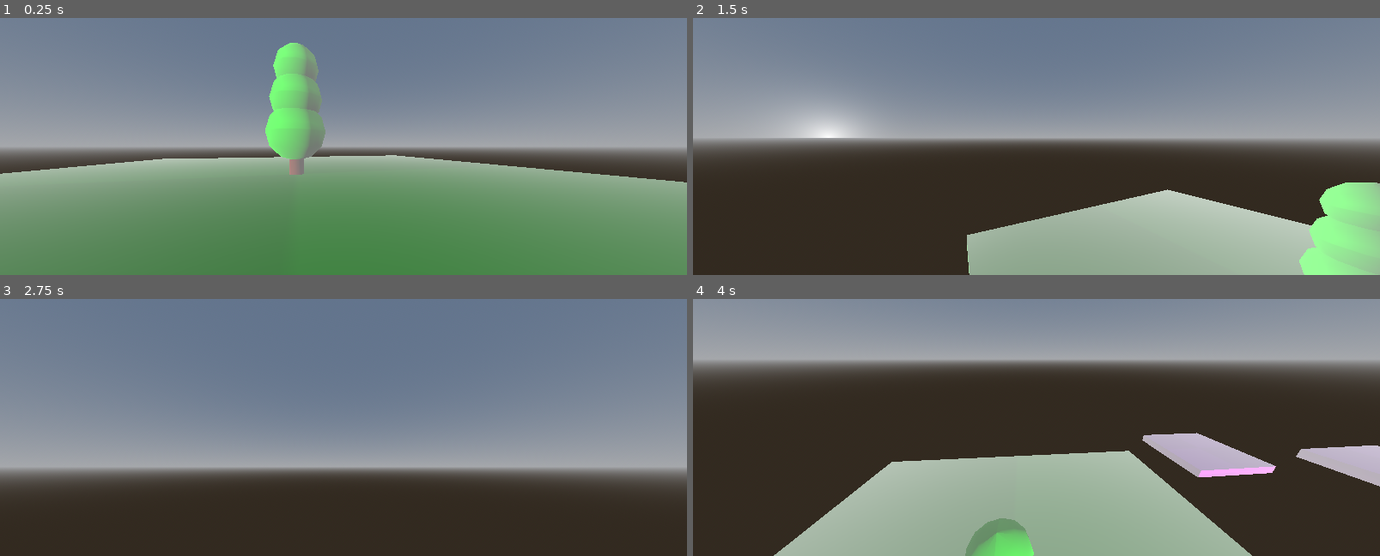
Above: before the commit, frames 1-4 (two rows, left to right).
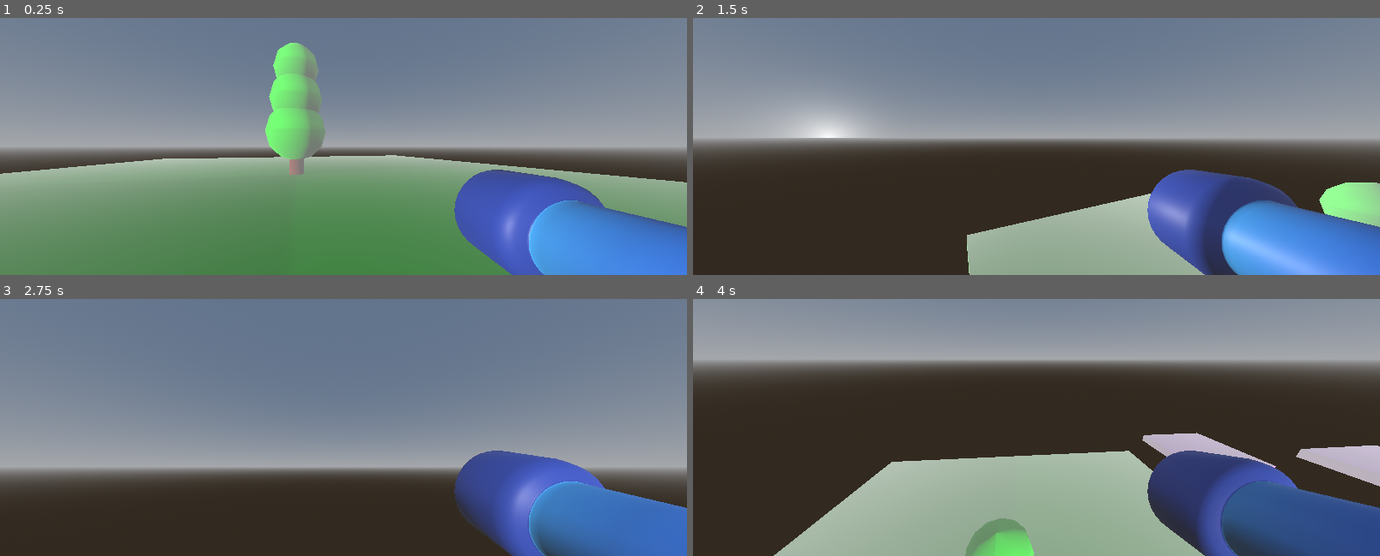
Above: after the commit, the same moments.

Repository: A11enA/fps
Game: Godot game, scene res://Scenes/world.tscn
Two runs of this game, one before a commit and one after it. Both use one fixed random seed, a clock stepped at 60 frames per second and the inputs below.
Inputs (mouse positions are in pixels of both pictures, inside the frame that each line leads up to):
- Up to frame 1 (0.25 s): no input
- Up to frame 2 (1.5 s): tap Enter at 0.5 s; move the mouse to (1187, 133) at 0.52 s; hold Right (move_right) 0.53-1.28 s; tap Space (jump_key) at 0.77 s; move the mouse to (899, 159) at 1.27 s; hold Down (move_back) from 1.28 s (still down)
- Up to frame 3 (2.75 s): tap Space (jump_key) at 1.52 s; move the mouse to (412, 370) at 2.02 s; release Down (move_back) at 2.03 s; hold Right (move_right) from 2.03 s (still down)
- Up to frame 4 (4 s): tap Home (Restart) at 2.75 s; move the mouse to (1002, 478) at 2.77 s; release Right (move_right) at 2.78 s; hold W (move_forward) 2.78-3.53 s; tap Space (jump_key) at 3.02, 3.77 s; move the mouse to (1242, 466) at 3.52 s; hold Left (move_left) from 3.53 s (still down)

The runs differ from the first frame. In frame 1, 10% of the frame differs, in the area x 66-100%, y 59-100%; in frame 2, 10%; in frame 3, 10%; in frame 4, 10%.

Commit message:
gun added

Diff:
--- /dev/null
+++ b/Assets/Shaders/projectile.gdshader
@@ -0,0 +1,14 @@
+shader_type spatial;
+render_mode ambient_light_disabled, shadows_disabled, unshaded;
+
+uniform vec3 tail_color : source_color;
+uniform vec3 head_color : source_color;
+
+void vertex() {
+	float def = sin(UV.y * 2.0 * PI - TIME * 20.0) + 1.0 / 2.0;
+	VERTEX.xz += NORMAL.xz * def * 0.05 * UV.y * COLOR.x;
+}
+
+void fragment() {
+	ALBEDO = mix(head_color, tail_color, COLOR.x);
+}
--- a/Scenes/player.tscn
+++ b/Scenes/player.tscn
@@ -1,6 +1,7 @@
-[gd_scene load_steps=3 format=3 uid="uid://57jafxdwq4yp"]
+[gd_scene load_steps=4 format=3 uid="uid://57jafxdwq4yp"]
 
 [ext_resource type="Script" path="res://Code/playerCustom.gd" id="1_c6444"]
+[ext_resource type="PackedScene" uid="uid://bqjmhvjrbgcei" path="res://Assets/Models/gun_model.glb" id="2_cwgka"]
 
 [sub_resource type="CapsuleShape3D" id="CapsuleShape3D_u4qw6"]
 height = 1.0
@@ -12,6 +13,13 @@
 unique_name_in_owner = true
 transform = Transform3D(1, 0, 0, 0, 1, 0, 0, 0, 1, 0, 0.451103, 0)
 
+[node name="Weapon Model" type="Node3D" parent="Camera3D"]
+
+[node name="gun_model" parent="Camera3D/Weapon Model" instance=ExtResource("2_cwgka")]
+transform = Transform3D(-0.4, 0, -6.03983e-08, 0, 0.4, 0, 6.03983e-08, 0, -0.4, 0.45, -0.2, -0.3)
+
+[node name="Marker3D" type="Marker3D" parent="Camera3D/Weapon Model/gun_model"]
+
 [node name="CollisionShape3D" type="CollisionShape3D" parent="."]
 shape = SubResource("CapsuleShape3D_u4qw6")
 
--- /dev/null
+++ b/Scenes/projectile_model_inhereted.tscn
@@ -0,0 +1,5 @@
+[gd_scene load_steps=2 format=3 uid="uid://37dwr71y5p7n"]
+
+[ext_resource type="PackedScene" uid="uid://bdd0e52yxt64n" path="res://Assets/Models/projectile_model.glb" id="1_p6wmf"]
+
+[node name="projectile_model" instance=ExtResource("1_p6wmf")]
--- a/Scenes/tree.tscn
+++ b/Scenes/tree.tscn
@@ -15,19 +15,23 @@
 transform = Transform3D(1, 0, 0, 0, 1, 0, 0, 0, 1, 0, 0.577877, 0)
 
 [node name="CSGCylinder3D" type="CSGCylinder3D" parent="."]
+use_collision = true
 material = SubResource("StandardMaterial3D_j67ap")
 
 [node name="CSGSphere3D3" type="CSGSphere3D" parent="."]
 transform = Transform3D(1, 0, 0, 0, 1, 0, 0, 0, 1, 0, 6.26229, 0)
+use_collision = true
 radius = 1.5
 material = SubResource("StandardMaterial3D_3ruf7")
 
 [node name="CSGSphere3D2" type="CSGSphere3D" parent="."]
 transform = Transform3D(1, 0, 0, 0, 1, 0, 0, 0, 1, 0, 4.17542, 0)
+use_collision = true
 radius = 1.75
 material = ExtResource("2_pnvcs")
 
 [node name="CSGSphere3D" type="CSGSphere3D" parent="."]
 transform = Transform3D(1, 0, 0, 0, 1, 0, 0, 0, 1, 0, 1.91848, 0)
+use_collision = true
 radius = 2.0
 material = SubResource("StandardMaterial3D_3ruf7")
Not shown, added: Assets/Audio/gun_shoot.wav.import
Binary file added: Assets/Models/gun_model.glb
Not shown, added: Assets/Models/gun_model.glb.import
Binary file added: Assets/Models/projectile_model.glb
Not shown, added: Assets/Models/projectile_model.glb.import
Binary file added: Assets/Textures/gun_model_gun_palette.png
Not shown, added: Assets/Textures/gun_model_gun_palette.png.import
Binary file added: Assets/Textures/reticle.png
Not shown, added: Assets/Textures/reticle.png.import
Not shown, added: Assets/brackeys_vfx_bundle/LICENSE & CREDITS.txt
Binary file added: Assets/brackeys_vfx_bundle/flipbooks/cloud_01_8x8.tga
Not shown, added: Assets/brackeys_vfx_bundle/flipbooks/cloud_01_8x8.tga.import
(and 431 more such lines)
